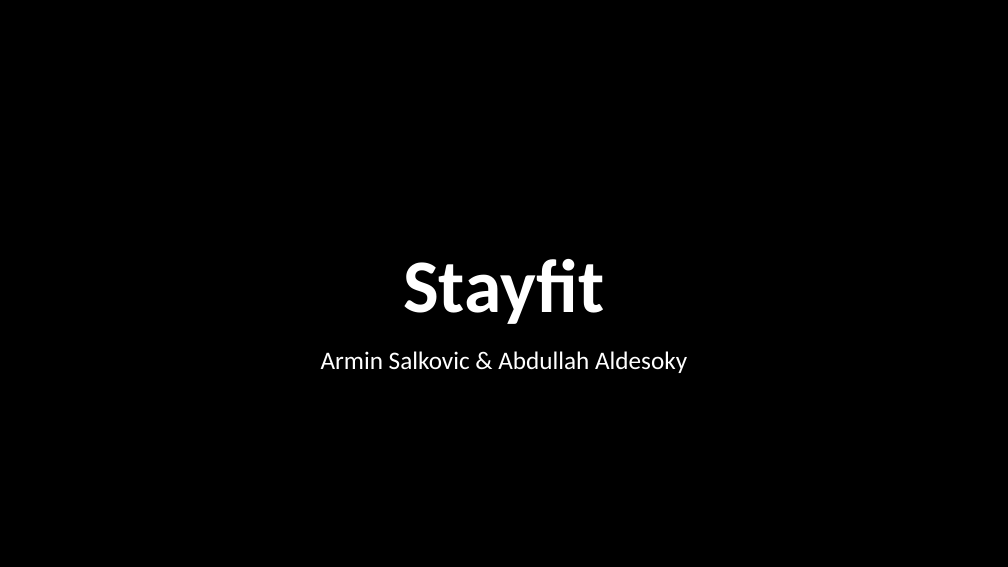
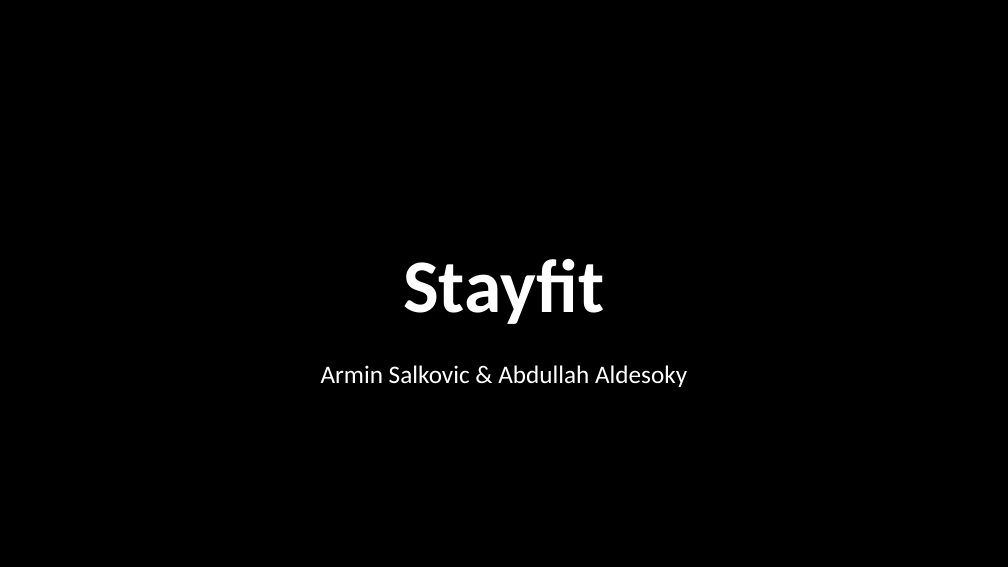
Before and after one commit to ab321/stayfit, a slide deck: slide 1 of powerpoint/stayfit.pptx. Drawn at 1008x567 pixels with LibreOffice and Linux fonts; fonts in the diff are those of the drawing; background and template pictures are left out. Boxes give left, top, right and bottom in pixels: in the first picture for what was removed or moved away, otherwise in the second. Text is boxed around its words. In the diff, an @@ line names an element or a change of style, - is before the commit and + after.

```diff
--- a/powerpoint/stayfit.pptx
+++ b/powerpoint/stayfit.pptx
@@ subtitle "Armin Salkovic & Abdullah Aldesoky": place and size @@
-subtitle "Armin Salkovic & Abdullah Aldesoky" at (321,351,687,373)
+subtitle "Armin Salkovic & Abdullah Aldesoky" at (321,365,687,387)
```
Also in this commit, not shown: 1 other slide changed, 1 slide added, 4 other files.
